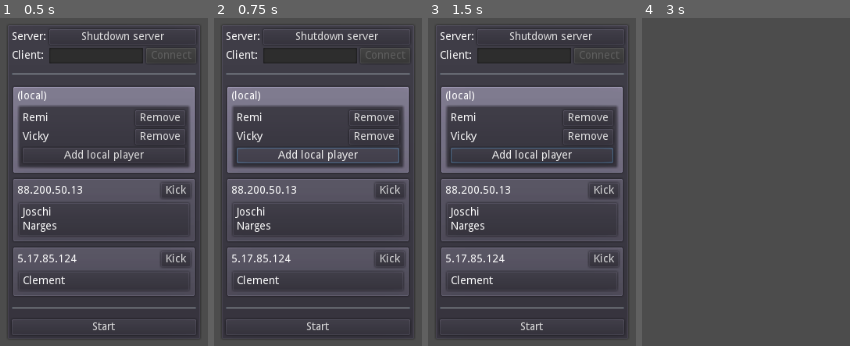
Above: before the commit, frames 1-4 (left to right).
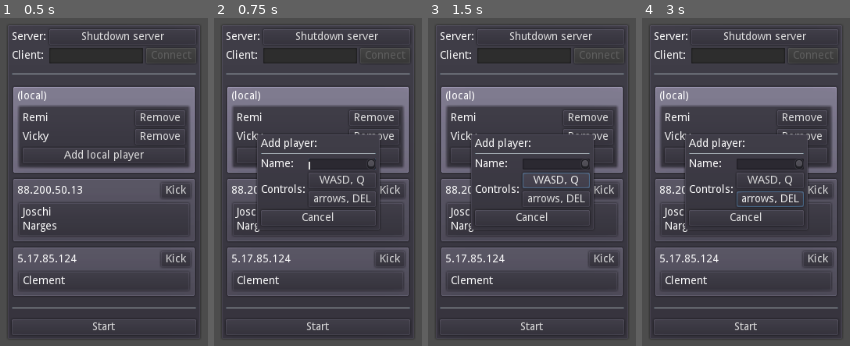
Above: after the commit, the same moments.

Repository: remram44/godot-multiplayer-example
Game: Godot game, scene res://World.tscn
Same seed, same stepped clock (60 frames per second), same inputs: the game is played once before the commit and once after it.
Inputs (mouse positions are in pixels of both pictures, inside the frame that each line leads up to):
- Up to frame 1 (0.5 s): no input
- Up to frame 2 (0.75 s): click "Add local player" at 0.5 s
- Up to frame 3 (1.5 s): click (554, 182) at 1.25 s, where only the run after the commit has a clickable "WASD, Q"
- Up to frame 4 (3 s): click (768, 198) at 2 s, where only the run after the commit has a clickable "arrows, DEL"; click "Start" at 2.75 s

Frame 1 is identical in both runs. In frame 2, 7.5% of the frame differs, in the area x 11-89%, y 35-65%; in frame 3, 6.8%; in frame 4, 25%, in the area x 4-96%, y 3-98%.

Commit message:
Add popup for adding a player

Diff:
--- /dev/null
+++ b/UiAddPlayerPopup.gd
@@ -0,0 +1,10 @@
+extends Control
+
+signal add_player(player_name)
+
+onready var name_textedit = $PanelContainer/VBoxContainer/GridContainer/Name
+
+func _on_click(controls):
+	if name_textedit.text:
+		emit_signal("add_player", name_textedit.text)
+		queue_free()
--- /dev/null
+++ b/UiAddPlayerPopup.tscn
@@ -0,0 +1,91 @@
+[gd_scene load_steps=2 format=2]
+
+[ext_resource path="res://UiAddPlayerPopup.gd" type="Script" id=1]
+
+[node name="AddPlayerPopup" type="Popup"]
+visible = true
+anchor_right = 1.0
+anchor_bottom = 1.0
+popup_exclusive = true
+script = ExtResource( 1 )
+__meta__ = {
+"_edit_use_anchors_": false
+}
+
+[node name="PanelContainer" type="PanelContainer" parent="."]
+anchor_left = 0.5
+anchor_top = 0.5
+anchor_right = 0.5
+anchor_bottom = 0.5
+grow_horizontal = 2
+grow_vertical = 2
+__meta__ = {
+"_edit_use_anchors_": false
+}
+
+[node name="VBoxContainer" type="VBoxContainer" parent="PanelContainer"]
+margin_left = 7.0
+margin_top = 7.0
+margin_right = 154.0
+margin_bottom = 119.0
+
+[node name="Label" type="Label" parent="PanelContainer/VBoxContainer"]
+margin_right = 147.0
+margin_bottom = 14.0
+text = "Add player:"
+
+[node name="HSeparator" type="HSeparator" parent="PanelContainer/VBoxContainer"]
+margin_top = 18.0
+margin_right = 147.0
+margin_bottom = 22.0
+
+[node name="GridContainer" type="GridContainer" parent="PanelContainer/VBoxContainer"]
+margin_top = 26.0
+margin_right = 147.0
+margin_bottom = 88.0
+columns = 2
+__meta__ = {
+"_edit_use_anchors_": false
+}
+
+[node name="NameLabel" type="Label" parent="PanelContainer/VBoxContainer/GridContainer"]
+margin_right = 57.0
+margin_bottom = 14.0
+text = "Name:"
+
+[node name="Name" type="TextEdit" parent="PanelContainer/VBoxContainer/GridContainer"]
+margin_left = 61.0
+margin_right = 147.0
+margin_bottom = 14.0
+
+[node name="ControlLabel" type="Label" parent="PanelContainer/VBoxContainer/GridContainer"]
+margin_top = 33.0
+margin_right = 57.0
+margin_bottom = 47.0
+text = "Controls:"
+
+[node name="ControlsContainer" type="VBoxContainer" parent="PanelContainer/VBoxContainer/GridContainer"]
+margin_left = 61.0
+margin_top = 18.0
+margin_right = 147.0
+margin_bottom = 62.0
+
+[node name="key1" type="Button" parent="PanelContainer/VBoxContainer/GridContainer/ControlsContainer"]
+margin_right = 86.0
+margin_bottom = 20.0
+text = "WASD, Q"
+
+[node name="key2" type="Button" parent="PanelContainer/VBoxContainer/GridContainer/ControlsContainer"]
+margin_top = 24.0
+margin_right = 86.0
+margin_bottom = 44.0
+text = "arrows, DEL"
+
+[node name="Cancel" type="Button" parent="PanelContainer/VBoxContainer"]
+margin_top = 92.0
+margin_right = 147.0
+margin_bottom = 112.0
+text = "Cancel"
+[connection signal="pressed" from="PanelContainer/VBoxContainer/GridContainer/ControlsContainer/key1" to="." method="_on_click" binds= [ "key1" ]]
+[connection signal="pressed" from="PanelContainer/VBoxContainer/GridContainer/ControlsContainer/key2" to="." method="_on_click" binds= [ "key2" ]]
+[connection signal="pressed" from="PanelContainer/VBoxContainer/Cancel" to="." method="queue_free"]
--- a/UiClient.gd
+++ b/UiClient.gd
@@ -13,6 +13,7 @@
 onready var add_button = $VBoxContainer/PanelContainer/VBoxContainer/Add
 
 var UiPlayer = preload("res://UiPlayer.tscn")
+var UiAddPlayerPopup = preload("res://UiAddPlayerPopup.tscn")
 
 var client_id
 var address
@@ -54,11 +55,13 @@
 	player.queue_free()
 
 func _on_add_pressed():
-	# TODO: Pick name via popup
-	var id = 0
-	while players.has("player%d" % id):
-		id += 1
-	emit_signal("req_add_player", "player%d" % id)
+	var popup = UiAddPlayerPopup.instance()
+	popup.connect("add_player", self, "_on_add_player")
+	get_tree().root.add_child(popup)
+	popup.popup_centered_minsize()
+
+func _on_add_player(player_name):
+	emit_signal("req_add_player", player_name)
 
 func _on_kick_pressed():
 	emit_signal("req_kick_client", client_id)
